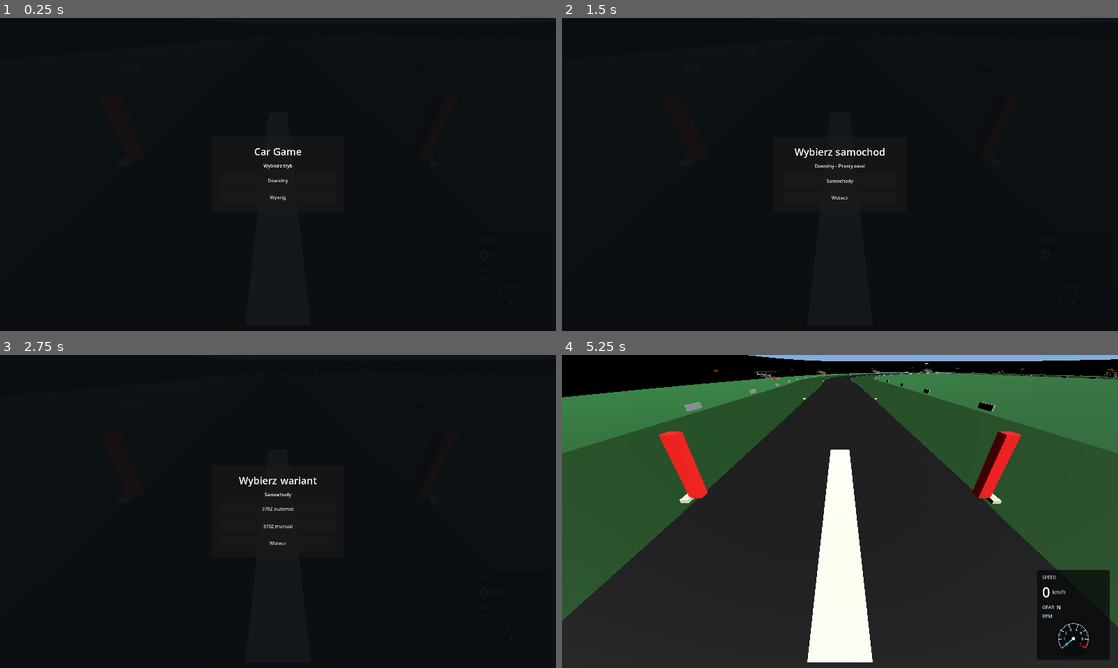
Above: before the commit, frames 1-4 (two rows, left to right).
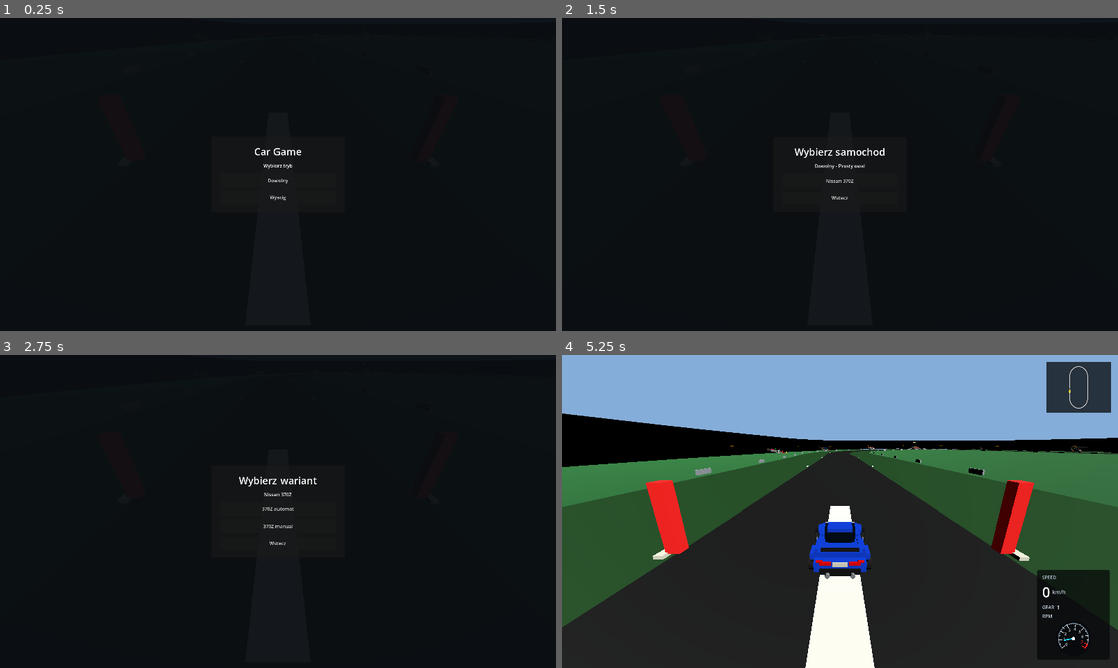
Above: after the commit, the same moments.

Repository: Dziuras98/car-game
Game: Godot game, scene res://scenes/startup.tscn
Two runs of this game, one before a commit and one after it. Both use one fixed random seed, a clock stepped at 60 frames per second and the inputs below.
Inputs:
- Up to frame 1 (0.25 s): no input
- Up to frame 2 (1.5 s): click "Dowolny" at 0.5 s; click "Prosty owal" at 1.25 s
- Up to frame 3 (2.75 s): click "Samochody" (after the commit: "Nissan 370Z") at 2 s
- Up to frame 4 (5.25 s): click "370Z automat" at 2.75 s; hold Right (steer-right) 3.53-4.28 s; tap C (camera-back) at 3.6, 5.1 s; tap Enter at 4.25 s; hold Down (brake) 4.28-5.03 s; tap T (switch-car) at 4.35 s; tap R (reset-car) at 5 s; hold Right (steer-right) from 5.03 s (still down)

The runs differ from the first frame. In frame 2, less than 0.1% of the frame differs, in the area x 47-53%, y 51-54%; in frame 3, less than 0.1%; in frame 4, 50%, in the area x 0-100%, y 0-100%.
Error before the commit: Parse Error: Too many arguments for "configure()" call. Expected at most 1 but received 2. (res://scripts/game/game_manager.gd:50)

Commit message:
Remove production car fallbacks and desktop mobile overlay

Diff:
--- a/scripts/game/game_manager.gd
+++ b/scripts/game/game_manager.gd
@@ -7,7 +7,6 @@
 
 @export_group("Cars")
 @export var car_catalog: CarCatalog = DEFAULT_CAR_CATALOG
-@export var available_cars: Array[PackedScene] = []
 
 @export_group("Scene Nodes")
 @export var car_spawn_path: NodePath
@@ -22,6 +21,9 @@
 @export var opponent_lane_spacing: float = 4.2
 @export var opponent_row_spacing: float = 7.0
 @export var race_lap_count: int = 3
+
+@export_group("Input")
+@export var force_mobile_controls: bool = false
 
 var _current_car: PlayerCarController
 var selected_mode_id: String = ""
@@ -47,16 +49,21 @@
 
 func _ready() -> void:
 	_car_selection_state = CarSelectionState.new()
-	_car_selection_state.configure(car_catalog, available_cars)
+	_car_selection_state.configure(car_catalog)
 	_configure_menu_track_options()
 	_configure_menu_car_options()
+
+	if not _car_selection_state.has_available_options():
+		set_process(false)
+		set_physics_process(false)
+		push_error("GameManager requires a valid CarCatalog with at least one variant.")
+		return
 
 	_car_spawner = CarSpawner.new()
 	_car_spawner.configure(
 		self,
 		_car_spawn,
 		_track,
-		_car_selection_state.get_available_car_scenes(),
 		_car_selection_state.get_available_car_variants(),
 		opponent_lane_spacing,
 		opponent_row_spacing
@@ -67,10 +74,6 @@
 
 	_race_session = RaceSessionController.new()
 	_race_session.configure(_car_spawner, _race_hud, _track, _minimap, race_lap_count, opponent_count)
-
-	if not _car_selection_state.has_available_options():
-		return
-
 	_race_hud.build(self, race_lap_count, Callable(self, "_return_to_main_menu"))
 
 	if _speedometer != null:
@@ -85,6 +88,7 @@
 		return
 
 	selected_mode_id = MODE_FREE
+	selected_car_variant_id = _car_selection_state.get_variant_id_for_index(0)
 	_spawn_car(0, _car_spawn.global_transform)
 
 
@@ -106,14 +110,12 @@
 	if _race_session == null:
 		var empty_opponents: Array[PlayerCarController] = []
 		return empty_opponents
-
 	return _race_session.get_opponents()
 
 
 func get_moving_opponent_count_for_test() -> int:
 	if _race_session == null:
 		return 0
-
 	return _race_session.get_moving_opponent_count_for_test()
 
 
@@ -140,7 +142,6 @@
 func simulate_current_player_finish_for_test() -> void:
 	if _race_session == null:
 		return
-
 	_race_session.simulate_current_player_finish_for_test(_current_car)
 
 
@@ -152,39 +153,21 @@
 	var visible_value: Variant = target.get("visible")
 	if visible_value is bool:
 		return bool(visible_value)
-
 	if target is CanvasItem:
 		return (target as CanvasItem).is_visible_in_tree()
-
 	return false
 
 
 func _configure_menu_car_options() -> void:
-	if _menu == null:
-		return
-
-	if _menu.has_method("set_car_models"):
-		_menu.call(
-			"set_car_models",
-			MenuOptionsBuilder.build_car_models(car_catalog, _car_selection_state.get_available_car_scenes())
-		)
-		return
-
-	if _menu.has_method("set_car_names"):
-		var car_names: PackedStringArray = MenuOptionsBuilder.build_fallback_car_names(
-			car_catalog,
-			_car_selection_state.get_available_car_variants(),
-			_car_selection_state.get_available_car_scenes()
-		)
-		_menu.call("set_car_names", car_names)
+	if _menu == null or not _menu.has_method("set_car_models"):
+		return
+	_menu.call("set_car_models", MenuOptionsBuilder.build_car_models(car_catalog))
 
 
 func _configure_menu_track_options() -> void:
 	if _menu == null or not _menu.has_method("set_track_options"):
 		return
-
-	var track_options: Array[Dictionary] = MenuOptionsBuilder.build_track_options()
-	_menu.call("set_track_options", track_options)
+	_menu.call("set_track_options", MenuOptionsBuilder.build_track_options())
 
 
 func _switch_to_next_car() -> void:
@@ -193,15 +176,12 @@
 	if not _can_switch_cars():
 		return
 
-	var spawn_transform: Transform3D = _car_spawn.global_transform
+	var spawn_global_transform: Transform3D = _car_spawn.global_transform
 	if is_instance_valid(_current_car):
-		spawn_transform = _current_car.global_transform
-
-	_current_car = _car_spawner.switch_to_next_car(spawn_transform, _is_player_input_enabled_for_spawn())
-	selected_car_variant_id = _car_selection_state.get_variant_id_for_spawner_index(
-		_car_spawner.get_current_car_index(),
-		selected_car_variant_id
-	)
+		spawn_global_transform = _current_car.global_transform
+
+	_current_car = _car_spawner.switch_to_next_car(spawn_global_transform, _is_player_input_enabled_for_spawn())
+	selected_car_variant_id = _car_selection_state.get_variant_id_for_index(_car_spawner.get_current_car_index())
 	_show_driving_ui_if_needed()
 	_update_car_targets()
 
@@ -211,28 +191,29 @@
 
 
 func _on_menu_selection_completed(mode_id: String, track_id: String, car_variant_id: StringName) -> void:
+	var selected_car_index: int = _car_selection_state.get_car_index_for_variant_id(car_variant_id)
+	if selected_car_index < 0:
+		push_error("Selected car variant '%s' is not present in the configured catalog." % str(car_variant_id))
+		return
+
 	selected_mode_id = mode_id
 	selected_track_id = track_id
 	_clear_current_car()
 	if _race_session != null:
 		_race_session.reset_to_menu_state()
 
-	var selected_car_index: int = _car_selection_state.get_car_index_for_variant_id(car_variant_id)
 	selected_car_variant_id = _car_selection_state.get_variant_id_for_index(selected_car_index)
-
 	_spawn_car(selected_car_index, _car_spawn.global_transform)
 	if selected_mode_id == MODE_RACE:
 		_start_race()
-	else:
-		if _race_session != null:
-			_race_session.hide_lap_ui()
-
-
-func _spawn_car(car_index: int, spawn_transform: Transform3D) -> void:
+	elif _race_session != null:
+		_race_session.hide_lap_ui()
+
+
+func _spawn_car(car_index: int, spawn_global_transform: Transform3D) -> void:
 	if _car_spawner == null:
 		return
-
-	_current_car = _car_spawner.spawn_player_car(car_index, spawn_transform, _is_player_input_enabled_for_spawn())
+	_current_car = _car_spawner.spawn_player_car(car_index, spawn_global_transform, _is_player_input_enabled_for_spawn())
 	_show_driving_ui_if_needed()
 	_update_car_targets()
 
@@ -246,7 +227,6 @@
 func _show_driving_ui_if_needed() -> void:
 	if _current_car == null:
 		return
-
 	if _speedometer != null:
 		_speedometer.visible = true
 	if _minimap != null:
@@ -256,10 +236,8 @@
 func _update_car_targets() -> void:
 	if _camera != null and _camera.has_method("set_target_node"):
 		_camera.call("set_target_node", _current_car)
-
 	if _speedometer != null and _speedometer.has_method("set_target_node"):
 		_speedometer.call("set_target_node", _current_car)
-
 	if _minimap != null:
 		if _minimap.has_method("set_target_node"):
 			_minimap.call("set_target_node", _current_car)
@@ -303,6 +281,8 @@
 func _build_mobile_drive_controls() -> void:
 	if _mobile_drive_controls != null:
 		return
+	if not force_mobile_controls and not OS.has_feature("android"):
+		return
 
 	_mobile_drive_controls = MOBILE_DRIVE_CONTROLS_SCENE.instantiate() as CanvasLayer
 	if _mobile_drive_controls != null:
